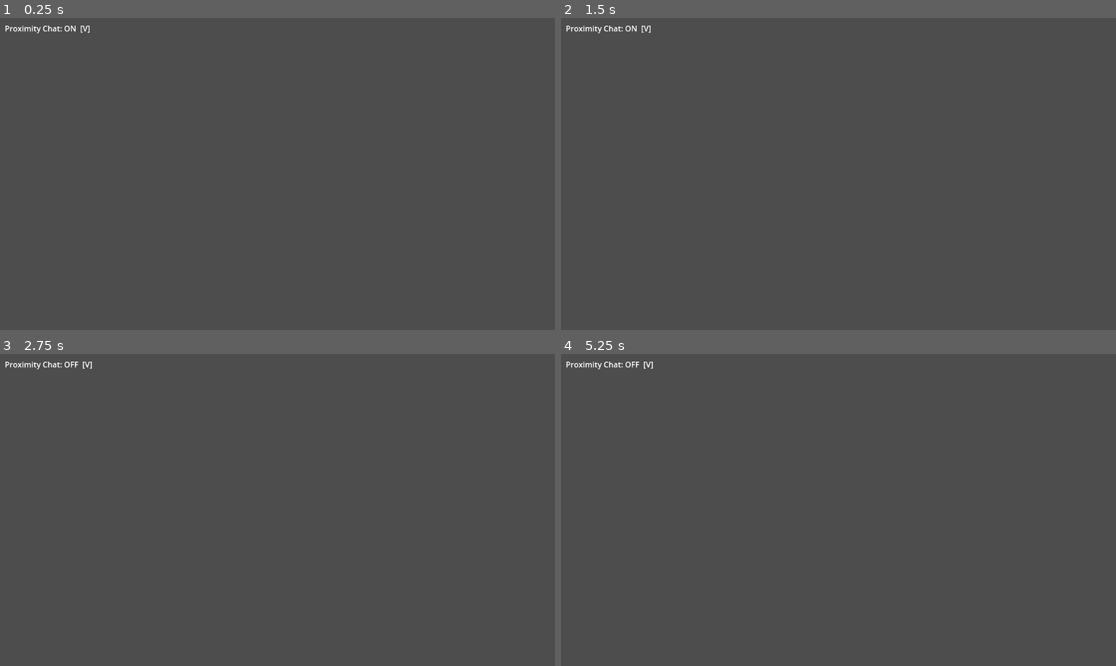
Above: before the commit, frames 1-4 (two rows, left to right).
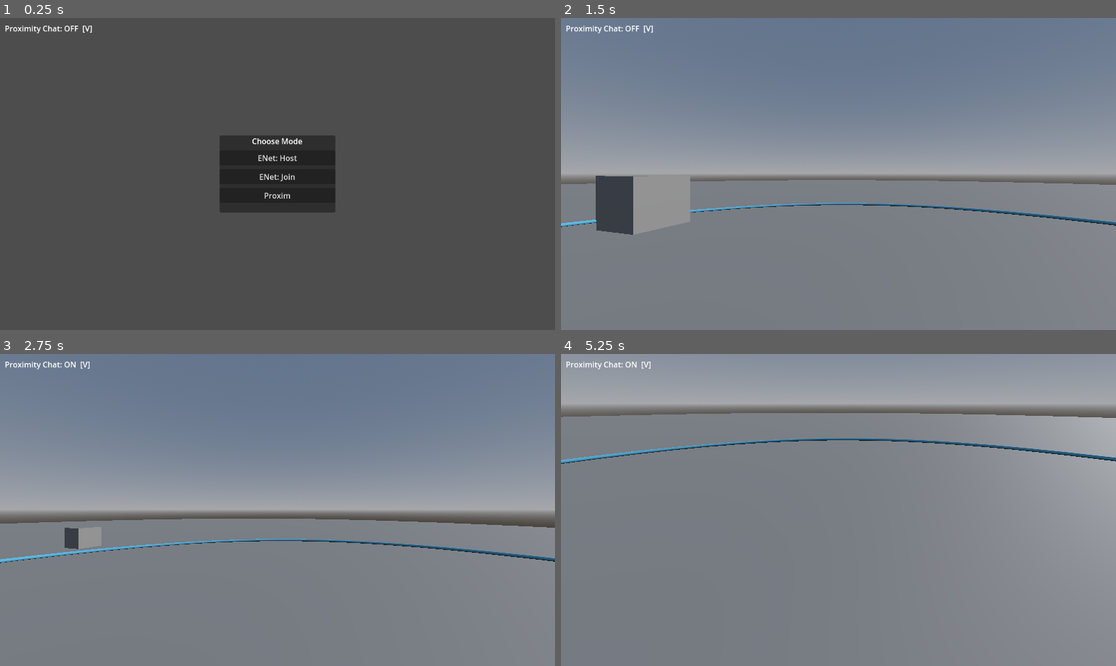
Above: after the commit, the same moments.

Repository: RyanRemer/proxim-godot
Game: Godot game, scene res://main.tscn
The game is run twice, just before and just after one commit, with the same random seed, the same clock (stepped at 60 frames per second) and the same inputs.
Inputs (mouse positions are in pixels of both pictures, inside the frame that each line leads up to):
- Up to frame 1 (0.25 s): no input
- Up to frame 2 (1.5 s): click (838, 158) at 0.5 s, where only the run after the commit has a clickable "ENet: Host"; tap Enter at 1.25 s; move the mouse to (960, 158) at 1.27 s; hold D (move_right) from 1.28 s (still down); tap Tab (tab) at 1.35 s
- Up to frame 3 (2.75 s): tap Space (jump) at 1.52, 2.27 s; move the mouse to (166, 525) at 2.02 s; release D (move_right) at 2.03 s; hold S (move_backward) from 2.03 s (still down); tap V (toggle_proximity) at 2.1 s
- Up to frame 4 (5.25 s): move the mouse to (894, 441) at 2.77 s; release S (move_backward) at 2.78 s; hold D (move_right) 2.78-3.53 s; tap Tab (tab) at 2.85, 4.35 s; move the mouse to (810, 572) at 3.52 s; hold W (move_forward) 3.53-4.28 s; tap V (toggle_proximity) at 3.6, 5.1 s; tap Space (jump) at 3.77, 4.52 s; move the mouse to (1005, 556) at 4.27 s; hold A (move_left) from 4.28 s (still down); move the mouse to (672, 463) at 5.02 s

The runs differ from the first frame. In frame 1, 5.1% of the frame differs, in the area x 12-61%, y 2-63%; in frame 2, 98%; in frame 3, 98%; in frame 4, 99%, in the area x 0-100%, y 0-100%.

Commit message:
add enet testing

Diff:
--- a/main.gd
+++ b/main.gd
@@ -6,13 +6,48 @@
 
 @onready var _spawn_root: Node = $Players
 @onready var _proximity_label: Label = $UI/ProximityLabel
+@onready var _modal: Panel = $UI/Modal
 
-var _proximity_enabled: bool = true
+var _proximity_enabled: bool = false
 const PROXIMITY_MAX_DISTANCE := 20.0
+var _proximity_update_timer: float = 0.0
+const PROXIMITY_UPDATE_INTERVAL := 1.0
 
 func _ready() -> void:
+	$UI/Modal/VBox/ENetHostButton.pressed.connect(_on_enet_host_pressed)
+	$UI/Modal/VBox/ENetJoinButton.pressed.connect(_on_enet_join_pressed)
+	$UI/Modal/VBox/ProximButton.pressed.connect(_on_proxim_pressed)
+	_update_proximity_label()
+
+func _on_enet_host_pressed() -> void:
+	_setup_enet(true)
+	_modal.hide()
+
+func _on_enet_join_pressed() -> void:
+	_setup_enet(false)
+	_modal.hide()
+
+func _on_proxim_pressed() -> void:
 	_setup_proxim()
-	_update_proximity_label()
+	_modal.hide()
+
+func _setup_enet(is_host: bool) -> void:
+	var enet := ENetMultiplayerPeer.new()
+	if is_host:
+		enet.create_server(7777)
+		multiplayer.multiplayer_peer = enet
+		multiplayer.peer_connected.connect(_on_peer_connected)
+		multiplayer.peer_disconnected.connect(_on_peer_disconnected)
+		_spawn_player(multiplayer.get_unique_id())
+	else:
+		enet.create_client("127.0.0.1", 7777)
+		multiplayer.multiplayer_peer = enet
+		multiplayer.peer_connected.connect(_on_peer_connected)
+		multiplayer.peer_disconnected.connect(_on_peer_disconnected)
+		multiplayer.connected_to_server.connect(_on_enet_connected_to_server)
+
+func _on_enet_connected_to_server() -> void:
+	_spawn_player(multiplayer.get_unique_id())
 
 func _setup_proxim() -> void:
 	_proxim_peer = ProximPeer.new()
@@ -41,7 +76,7 @@
 	_spawn_player(my_id)
 
 func _on_peer_connected(peer_id: int) -> void:
-	print("[main] peer_connected signal: id=%d (connection_status=%d)" % [peer_id, _mp.get_connection_status()])
+	print("[main] peer_connected signal: id=%d" % peer_id)
 	_spawn_player(peer_id)
 
 func _on_peer_disconnected(peer_id: int) -> void:
@@ -67,13 +102,18 @@
 	_players[peer_id].queue_free()
 	_players.erase(peer_id)
 
-func _process(_delta: float) -> void:
+func _process(delta: float) -> void:
 	if _proximity_enabled:
-		_update_proximity_volumes()
+		_proximity_update_timer += delta
+		if _proximity_update_timer >= PROXIMITY_UPDATE_INTERVAL:
+			_proximity_update_timer = 0.0
+			_update_proximity_volumes()
 
-## Runs every frame when proximity chat is ON.
+## Runs on a 1-second interval when proximity chat is ON.
 ## Computes distance to each remote player, maps to 0.0–1.0 volume.
 func _update_proximity_volumes() -> void:
+	if _mp == null:
+		return
 	var my_id := multiplayer.get_unique_id()
 	var local_player := _players.get(my_id, null) as Node3D
 	if local_player == null:
@@ -87,6 +127,8 @@
 
 ## Called once when toggled OFF. Resets all peers to full volume.
 func _set_all_volumes_flat() -> void:
+	if _mp == null:
+		return
 	var my_id := multiplayer.get_unique_id()
 	for peer_id: int in _players:
 		if peer_id == my_id:
--- a/main.tscn
+++ b/main.tscn
@@ -58,3 +58,35 @@
 [node name="ProximityLabel" type="Label" parent="UI"]
 offset_left = 10.0
 offset_top = 10.0
+
+[node name="Modal" type="Panel" parent="UI"]
+anchor_left = 0.5
+anchor_top = 0.5
+anchor_right = 0.5
+anchor_bottom = 0.5
+offset_left = -120.0
+offset_top = -80.0
+offset_right = 120.0
+offset_bottom = 80.0
+
+[node name="VBox" type="VBoxContainer" parent="UI/Modal"]
+anchor_right = 1.0
+anchor_bottom = 1.0
+theme_override_constants/separation = 8
+
+[node name="TitleLabel" type="Label" parent="UI/Modal/VBox"]
+layout_mode = 2
+text = "Choose Mode"
+horizontal_alignment = 1
+
+[node name="ENetHostButton" type="Button" parent="UI/Modal/VBox"]
+layout_mode = 2
+text = "ENet: Host"
+
+[node name="ENetJoinButton" type="Button" parent="UI/Modal/VBox"]
+layout_mode = 2
+text = "ENet: Join"
+
+[node name="ProximButton" type="Button" parent="UI/Modal/VBox"]
+layout_mode = 2
+text = "Proxim"
--- a/player.tscn
+++ b/player.tscn
@@ -30,6 +30,7 @@
 properties/1/replication_mode = 1
 
 [node name="Player" type="CharacterBody3D"]
+collision_layer = 2
 script = ExtResource("1_player")
 
 [node name="CollisionShape3D" type="CollisionShape3D" parent="."]
